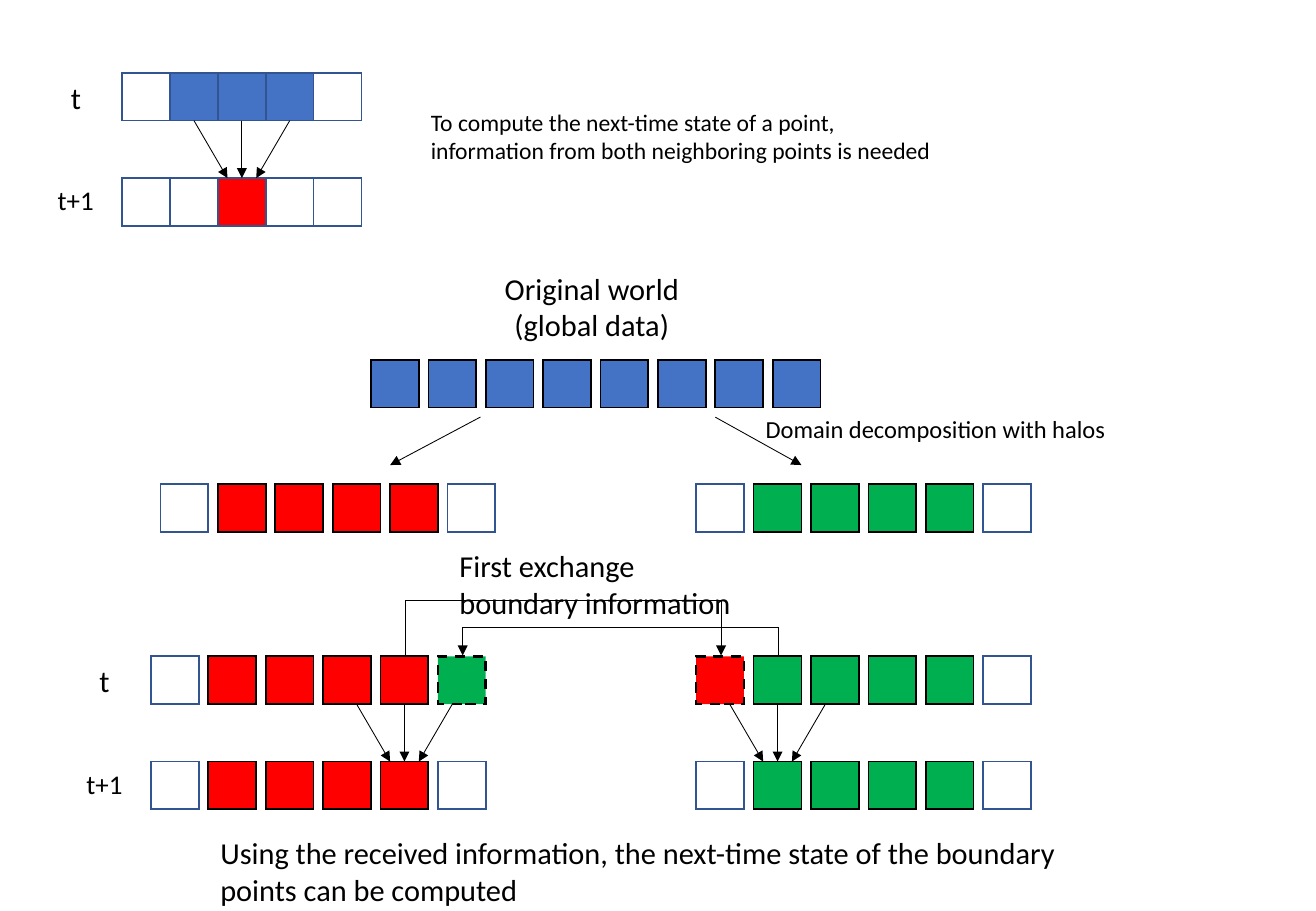
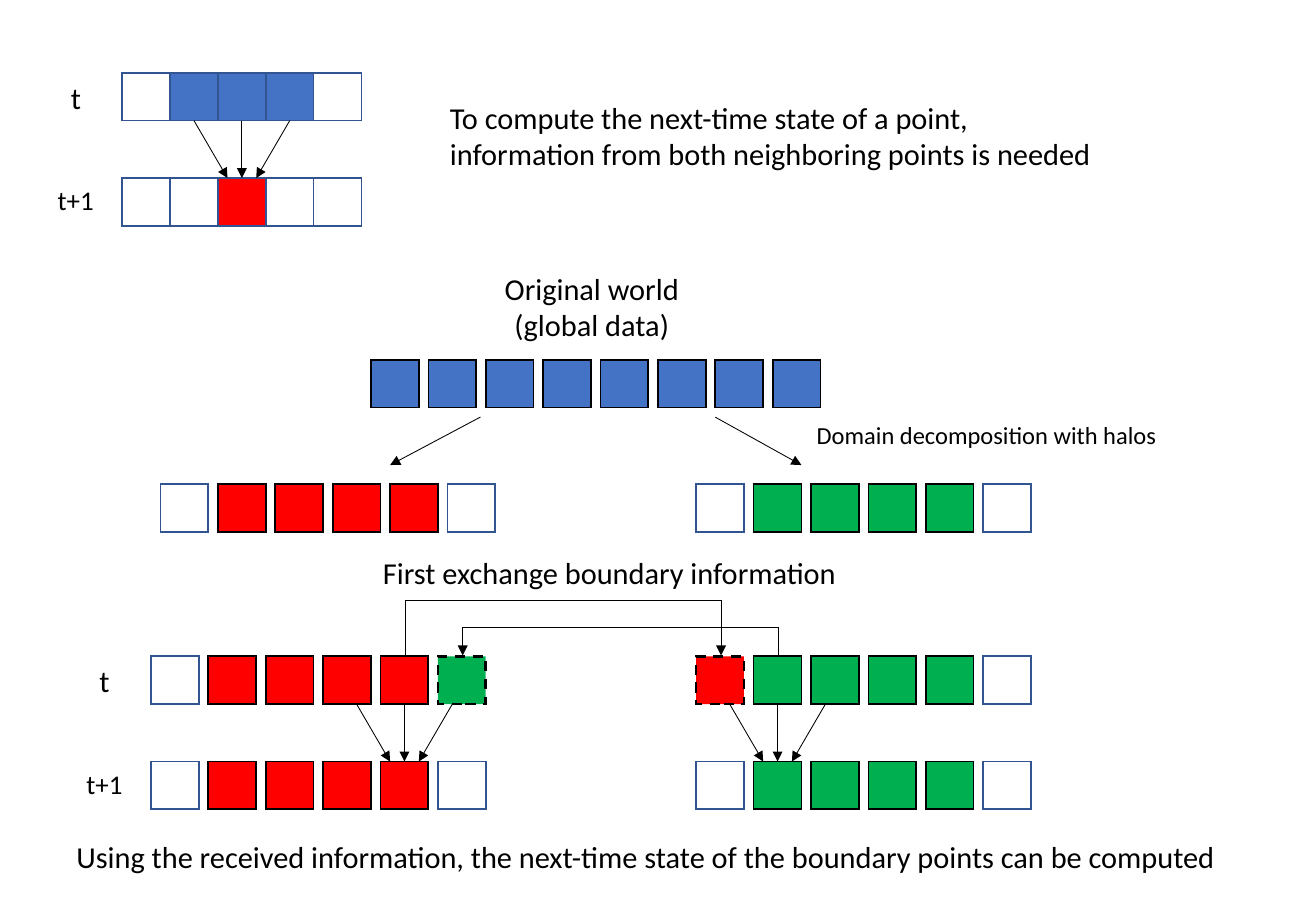
Before and after one commit to kaityo256/sevendayshpc, a slide deck: slide 8 of site-assets/sources/day4/fig-ja-en.pptx. Drawn at 1316x911 pixels with LibreOffice and Linux fonts; fonts in the diff are those of the drawing. Boxes give left, top, right and bottom in pixels: in the first picture for what was removed or moved away, otherwise in the second. Text is boxed around its words. In the diff, an @@ line names an element or a change of style, - is before the commit and + after.

```diff
--- a/site-assets/sources/day4/fig-ja-en.pptx
+++ b/site-assets/sources/day4/fig-ja-en.pptx
@@ text "To compute the next-time state ...": place and size @@
-text "To compute the next-time state ..." at (431, 114, 930, 163)
+text "To compute the next-time state ..." at (450, 108, 1090, 171)
@@ text "To compute the next-time state ..." at (450, 108, 1090, 171): size 14 to 18 pt @@
@@ text "Domain decomposition with halos": place and size @@
-text "Domain decomposition with halos" at (766, 421, 1105, 442)
+text "Domain decomposition with halos" at (817, 427, 1156, 448)
@@ text "First exchange boundary information" rewrapped from (459, 556, 730, 621) to (383, 563, 835, 590) @@
@@ text "Using the received information, the ..." rewrapped from (220, 843, 1055, 906) to (76, 847, 1215, 874) @@
```
Also in this commit, not shown: 5 other slides changed, 6 other files.
